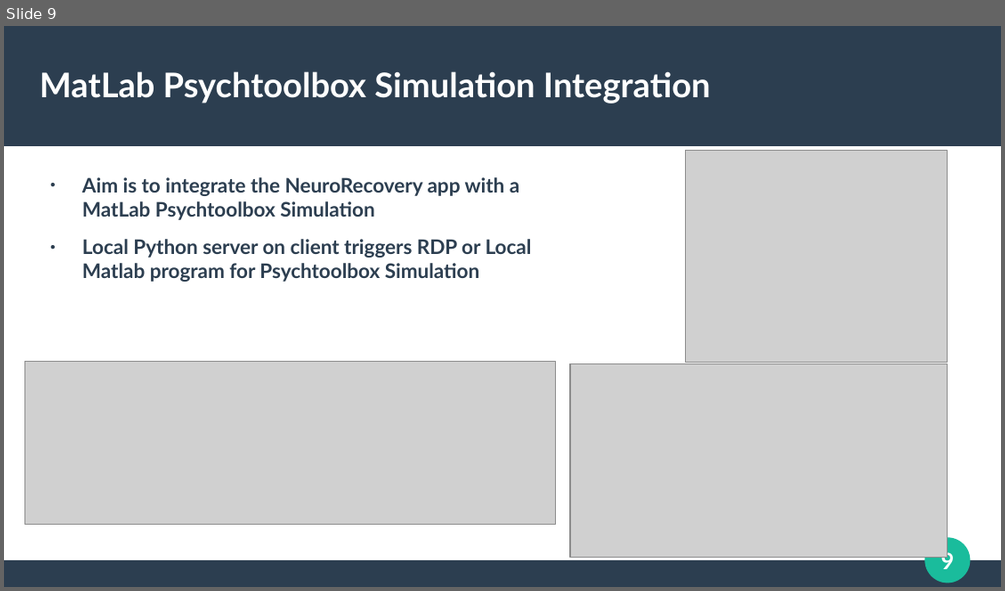
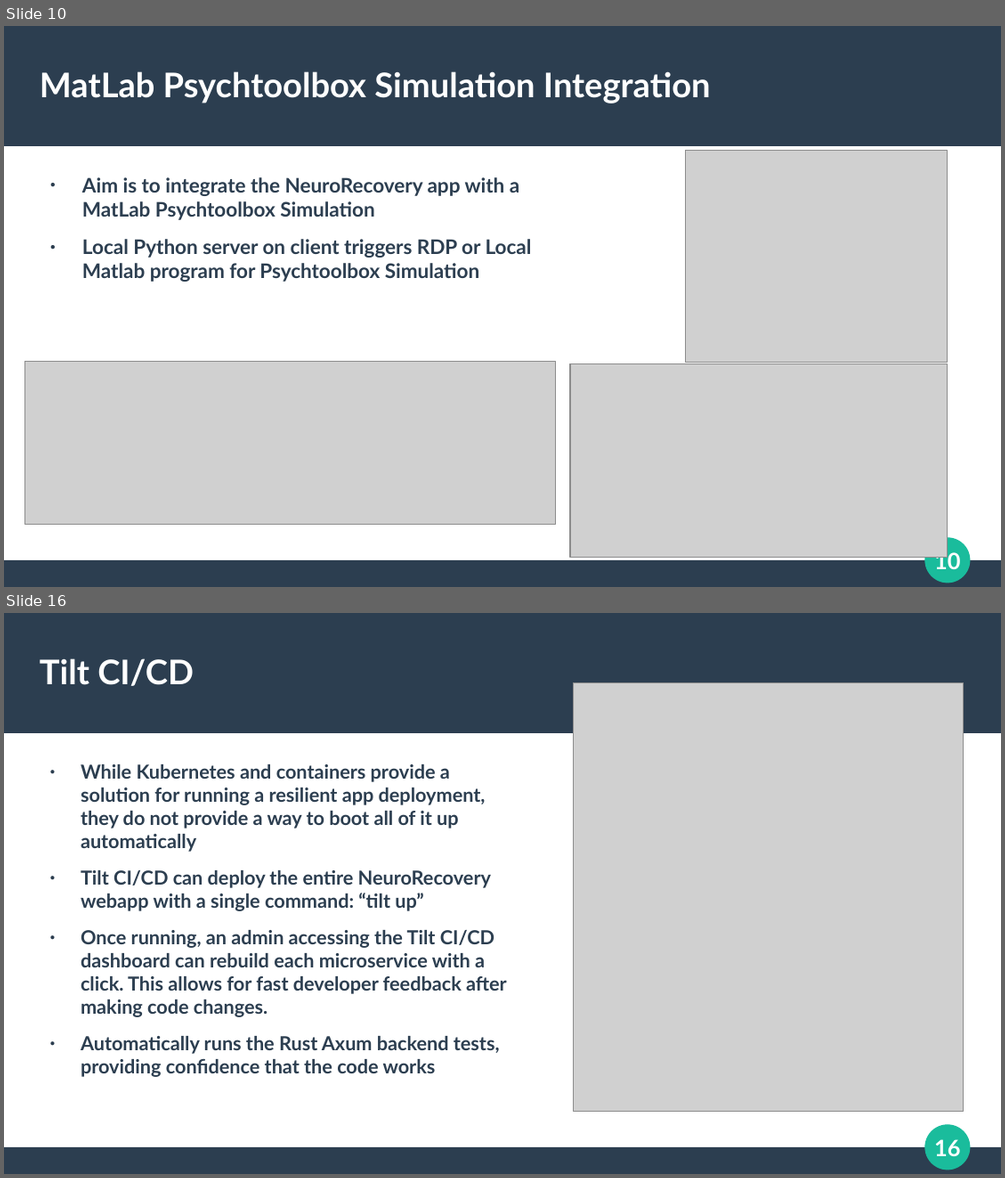
Before and after one commit to mark-ruddy/neurorecovery, a slide deck: report/neurorecovery_final_presentation.pptx. Shown one above the other, each under a label of ours: slide 9 before the commit, slides 10 and 16 after it; the slides between them are not shown. The pictures are 1005x591 and 1005x1178 pixels, drawn with LibreOffice and Linux fonts; fonts in the diff are those of the drawing; grey boxes stand for pictures. Boxes give left, top, right and bottom in pixels: in the first picture for what was removed or moved away, otherwise in the second. Text is boxed around its words. In the diff, an @@ line names an element or a change of style, - is before the commit and + after.

```diff
--- a/report/neurorecovery_final_presentation.pptx
+++ b/report/neurorecovery_final_presentation.pptx
@@ slide 16 added at <box>4,613,1001,1174</box>, background #FFFFFF; not listed: 4 template elements that a slide beside it also shows @@
@@ title added at <box>40,658,194,686</box>, 27 pt, text #FFFFFF, bold @@
+Tilt CI/CD
@@ picture added at <box>574,682,963,1111</box> @@
@@ text added at <box>81,764,507,1077</box>, 15.4 pt, text #2C3E50, bold @@
+● While Kubernetes and containers provide a solution for running a resilient app deployment, they do not provide a way to boot all of it up automatically
+● Tilt CI/CD can deploy the entire NeuroRecovery webapp with a single command: “tilt up”
+● Once running, an admin accessing the Tilt CI/CD dashboard can rebuild each microservice with a click. This allows for fast developer feedback after making code changes.
+● Automatically runs the Rust Axum backend tests, providing confidence that the code works
@@ what was slide 9 is now slide 10 @@
@@ page number at <box>934,549,960,569</box>: text changed @@
-9
+10
```
Also in this commit, not shown: 3 slides changed, 5 other slides added, 1 slide removed, 2 other files.
